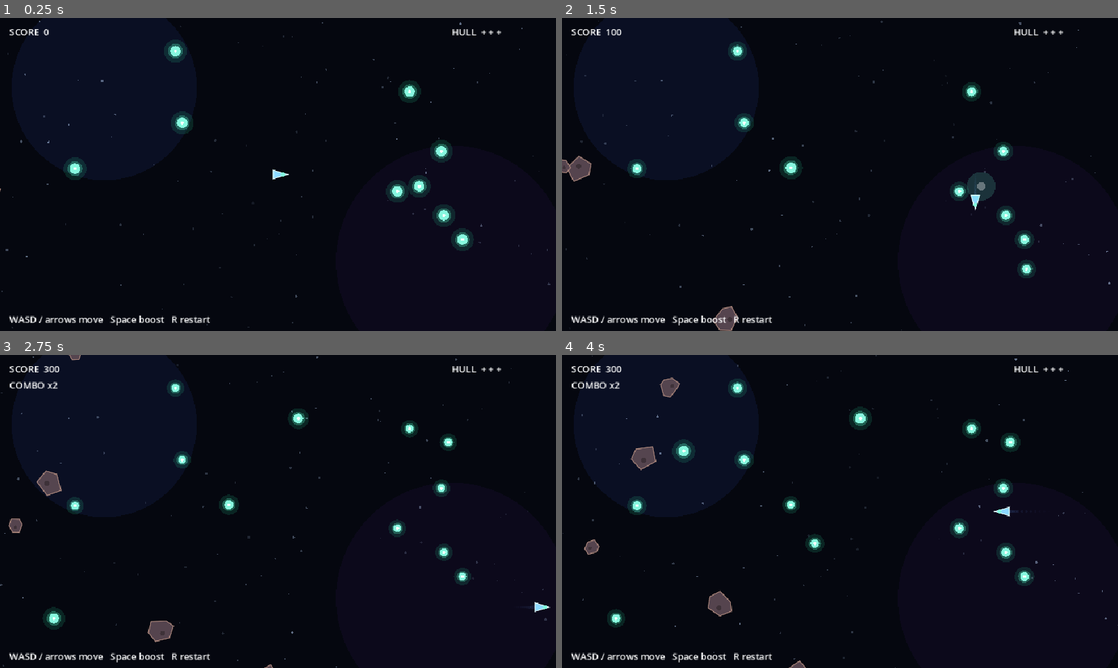
Above: before the commit, frames 1-4 (two rows, left to right).
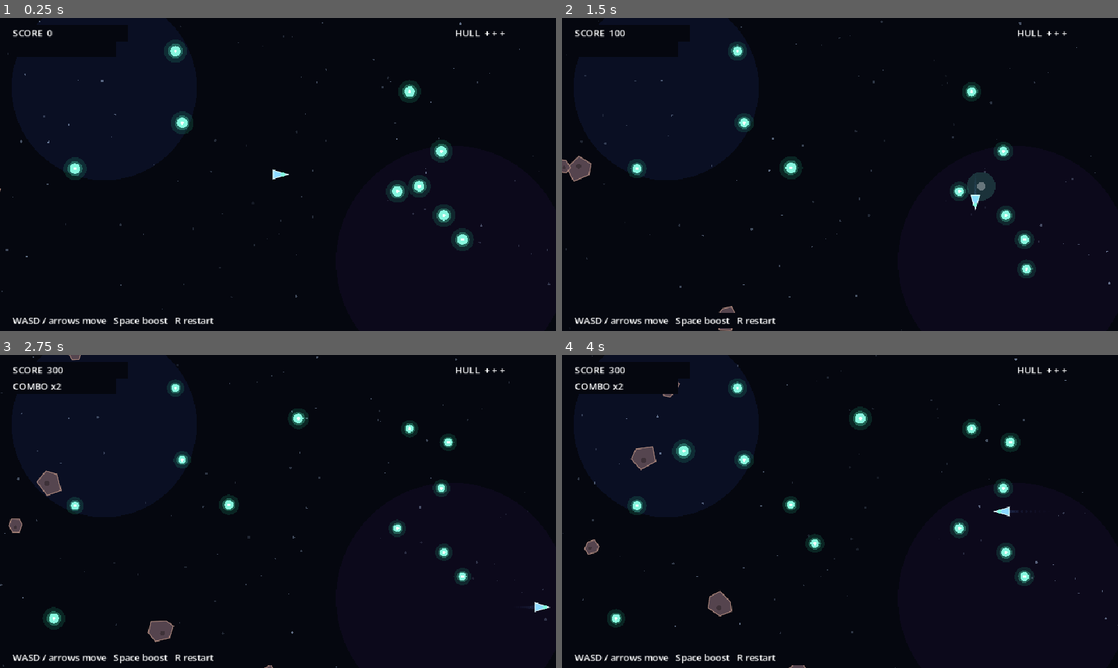
Above: after the commit, the same moments.

Repository: nomud-work/ion-drift
Game: Godot game, scene res://scenes/main.tscn
Two runs of this game, one before a commit and one after it. Both use one fixed random seed, a clock stepped at 60 frames per second and the inputs below.
Inputs:
- Up to frame 1 (0.25 s): no input
- Up to frame 2 (1.5 s): hold D (move_right) 0.53-1.28 s; tap Space (boost) at 0.6, 1.35 s; hold S (move_down) from 1.28 s (still down)
- Up to frame 3 (2.75 s): release S (move_down) at 2.03 s; hold D (move_right) from 2.03 s (still down); tap Space (boost) at 2.1 s
- Up to frame 4 (4 s): release D (move_right) at 2.78 s; hold W (move_up) 2.78-3.53 s; tap Space (boost) at 2.85, 3.6 s; hold A (move_left) from 3.53 s (still down)

The runs differ from the first frame. In frame 1, 0.9% of the frame differs, in the area x 1-94%, y 3-100%; in frame 2, 1.0%; in frame 3, 1.1%; in frame 4, 1.2%, in the area x 1-92%, y 3-100%.

Commit message:
Fix Movie Maker COMBO label dirty-rect trails.
Opaque StyleBoxFlat HUD panels (clear-color match) plus fixed-width
combo text stop digit ghosting under --write-movie. Refresh media.

Diff:
--- a/scenes/main.tscn
+++ b/scenes/main.tscn
@@ -39,7 +39,7 @@
 layout_mode = 0
 offset_left = 16.0
 offset_top = 12.0
-offset_right = 336.0
+offset_right = 220.0
 offset_bottom = 40.0
 text = "SCORE  0"
 
@@ -47,14 +47,15 @@
 layout_mode = 0
 offset_left = 16.0
 offset_top = 40.0
-offset_right = 256.0
+offset_right = 200.0
 offset_bottom = 68.0
+text = "            "
 
 [node name="Lives" type="Label" parent="HUD/Root" unique_id=1331845048]
 layout_mode = 0
 offset_left = 780.0
 offset_top = 12.0
-offset_right = 940.0
+offset_right = 944.0
 offset_bottom = 40.0
 text = "HULL  + + +"
 
@@ -62,7 +63,7 @@
 layout_mode = 0
 offset_left = 16.0
 offset_top = 508.0
-offset_right = 720.0
+offset_right = 560.0
 offset_bottom = 536.0
 text = "WASD move"
 
--- a/scripts/hud.gd
+++ b/scripts/hud.gd
@@ -1,6 +1,7 @@
 class_name GameHUD
 extends CanvasLayer
 ## ASCII-only HUD so web glyphs do not fall back to boxes.
+## Opaque Label StyleBoxFlat backgrounds prevent Movie Maker dirty-rect trails.
 
 @onready var score_label: Label = $Root/Score
 @onready var combo_label: Label = $Root/Combo
@@ -8,20 +9,40 @@
 @onready var hint_label: Label = $Root/Hint
 @onready var over_label: Label = $Root/Over
 
+const CLEAR := Color(0.02, 0.03, 0.06, 1.0)
+const COMBO_BLANK := "            "  # same width as "COMBO x12 "
+
 
 func _ready() -> void:
+	_apply_opaque_panels()
 	over_label.visible = false
 
 
+func _apply_opaque_panels() -> void:
+	for lab in [score_label, combo_label, lives_label, hint_label, over_label]:
+		var sb := StyleBoxFlat.new()
+		sb.bg_color = CLEAR
+		sb.content_margin_left = 6.0
+		sb.content_margin_right = 6.0
+		sb.content_margin_top = 2.0
+		sb.content_margin_bottom = 2.0
+		lab.add_theme_stylebox_override("normal", sb)
+		# Keep a stable draw rect so Movie Maker dirty rects fully clear.
+		lab.clip_text = false
+
+
 func set_score(v: int) -> void:
-	score_label.text = "SCORE  %d" % v
+	# Fixed-ish width padding so digit growth does not leave trails.
+	score_label.text = "SCORE  %-6d" % v
 
 
 func set_combo(c: int) -> void:
+	# Always paint a fixed-width string (spaces when idle) so the StyleBox
+	# rect stays constant and Movie Maker never stacks digit remnants.
 	if c <= 1:
-		combo_label.text = ""
+		combo_label.text = COMBO_BLANK
 	else:
-		combo_label.text = "COMBO x%d" % c
+		combo_label.text = "COMBO x%-2d  " % c
 
 
 func set_lives(n: int) -> void:
@@ -44,4 +65,4 @@
 func show_game_over(score: int, scooped: int, best_combo: int) -> void:
 	over_label.visible = true
 	over_label.text = "DRIFT ENDED\nscore %d   ions %d   best combo x%d\npress R to restart" % [score, scooped, best_combo]
-	hint_label.text = ""
+	hint_label.text = "                                        "
Binary file changed: media/cover.png
Binary file changed: media/gameplay.webp
Binary file changed: media/how-it-works.png
Binary file changed: media/results.png
Binary file changed: media/screenshot-busy.png
Binary file changed: media/screenshot-combo.png
Binary file changed: media/screenshot-scoop.png
Not shown, changed: media/gameplay.mp4
